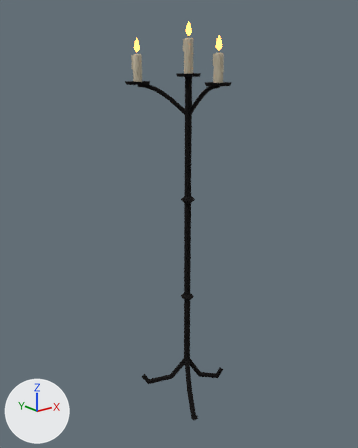
A saved change to the glTF model godot/assets/props/modelle/kerzenstaender.glb.
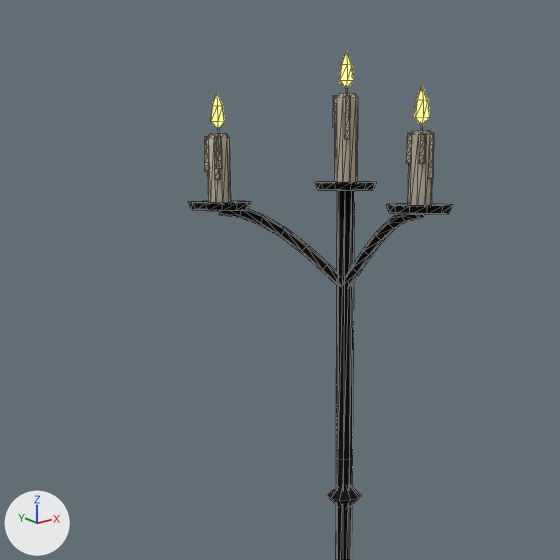
The first picture shows the older version from a 50 mm camera at (-1.306, -1.573, 1.48) aimed at (-0.013, 0.044, 0.833). The close-ups show the older and then the newer version on the part from 14% to 77% of the width and 0% to 50% of the height of that picture. Only the edits that show in the close-ups are written down. The lights are fixed; the arrows at lower left show +X, +Y and +Z. The close-ups show mesh edges as thin lines. Vertices at exactly the same position are counted once.

The first close-up shows 'kerzenstaender'.
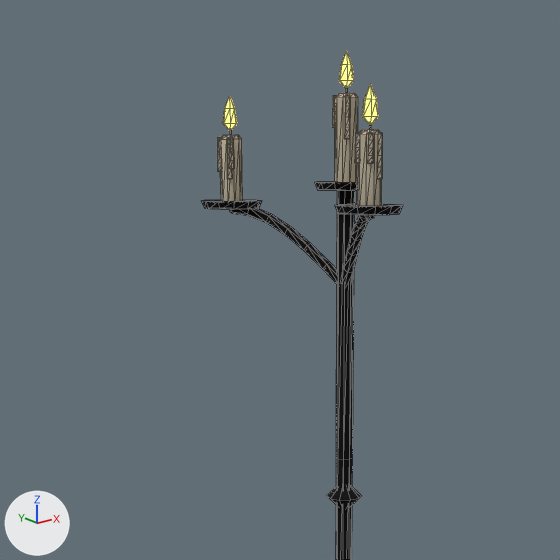
Pixel boxes [x1, y1, x2, y2] of what changed, in the close-ups (560 x 560 px; the box of a moved part takes in the faces that stretch with it):
'kerzenstaender', reshaped: before [188, 51, 453, 560]; after [202, 51, 403, 560]
part 1 of me_kerzenstaender, moved or reshaped: before [219, 209, 339, 285]; after [230, 208, 338, 285]
part 2 of me_kerzenstaender, moved or reshaped: before [188, 201, 251, 211]; after [202, 200, 262, 209]
part 3 of me_kerzenstaender, moved or reshaped: before [344, 214, 424, 287]; after [341, 215, 374, 287]
part 4 of me_kerzenstaender, moved or reshaped: before [386, 204, 453, 214]; after [335, 204, 403, 215]
part 5 of me_kerzenstaender, moved or reshaped: before [207, 133, 231, 203]; after [220, 135, 243, 201]
part 6 of me_kerzenstaender, moved or reshaped: before [214, 136, 220, 179]; after [227, 138, 232, 179]
part 7 of me_kerzenstaender, moved or reshaped: before [218, 136, 222, 169]; after [230, 138, 234, 169]
part 8 of me_kerzenstaender, moved or reshaped: before [204, 137, 208, 171]; after [217, 138, 221, 171]
part 9 of me_kerzenstaender, moved or reshaped: before [408, 130, 433, 205]; after [357, 129, 382, 206]
part 10 of me_kerzenstaender, moved or reshaped: before [428, 133, 434, 178]; after [377, 133, 382, 179]
part 11 of me_kerzenstaender, moved or reshaped: before [406, 133, 411, 163]; after [354, 133, 360, 163]
part 12 of me_kerzenstaender, moved or reshaped: before [419, 133, 425, 163]; after [367, 133, 373, 163]
part 13 of me_kerzenstaender, moved or reshaped: before [211, 93, 225, 129]; after [223, 95, 237, 130]
part 14 of me_kerzenstaender, moved or reshaped: before [414, 85, 430, 125]; after [362, 84, 378, 125]

The edits, one by one:
me_kerzenstaender is used by ob_kerzenstaender; location (0.0, 0.0, 0.0).
me_kerzenstaender had 678 vertices, 1240 faces and spanned x -0.21..0.24, y -0.25..0.21, z -0.01..1.65.
me_kerzenstaender now has 678 vertices, 1240 faces and spans x -0.15..0.28, y -0.25..0.25, z -0.01..1.65.
me_kerzenstaender part 1: the loose piece of 35 vertices spanning x -0.16..0.01, y -0.01..0.13, z 1.29..1.43 is scaled about the mesh origin by (0.631, 1.42, 1).
me_kerzenstaender part 2: the loose piece of 50 vertices spanning x -0.21..-0.11, y 0.07..0.17, z 1.42..1.43 is moved by (0.06, 0.05, 0.0).
me_kerzenstaender part 3: the loose piece of 35 vertices spanning x -0.03..0.01, y -0.2..0.01, z 1.29..1.43 is turned -22.9 degrees about the z axis through the mesh origin.
me_kerzenstaender part 4: the loose piece of 50 vertices spanning x -0.07..0.03, y -0.25..-0.15, z 1.42..1.43 is moved by (-0.08, 0.03, 0.0).
me_kerzenstaender part 5: the loose piece of 32 vertices spanning x -0.18..-0.14, y 0.1..0.14, z 1.42..1.53 is moved by (0.06, 0.05, 0.0).
me_kerzenstaender part 6: the loose piece of 20 vertices spanning x -0.18..-0.17, y 0.1..0.11, z 1.47..1.53 is moved by (0.06, 0.05, 0.0).
me_kerzenstaender part 7: the loose piece of 20 vertices spanning x -0.17..-0.16, y 0.1..0.11, z 1.48..1.53 is moved by (0.06, 0.05, 0.0).
me_kerzenstaender part 8: the loose piece of 20 vertices spanning x -0.18..-0.17, y 0.13..0.14, z 1.48..1.53 is moved by (0.06, 0.05, 0.0).
me_kerzenstaender part 9: the loose piece of 32 vertices spanning x -0.04..-0.01, y -0.22..-0.18, z 1.42..1.53 is moved by (-0.08, 0.03, 0.0).
me_kerzenstaender part 10: the loose piece of 20 vertices spanning x -0.03..-0.02, y -0.22..-0.21, z 1.47..1.53 is moved by (-0.08, 0.03, 0.0).
me_kerzenstaender part 11: the loose piece of 20 vertices spanning x -0.05..-0.04, y -0.2..-0.19, z 1.49..1.53 is moved by (-0.08, 0.03, 0.0).
me_kerzenstaender part 12: the loose piece of 20 vertices spanning x -0.04..-0.03, y -0.22..-0.21, z 1.49..1.53 is moved by (-0.08, 0.03, 0.0).
me_kerzenstaender part 13: the loose piece of 14 vertices spanning x -0.17..-0.15, y 0.11..0.13, z 1.54..1.59 is moved by (0.06, 0.05, 0.0).
me_kerzenstaender part 14: the loose piece of 14 vertices spanning x -0.04..-0.01, y -0.21..-0.19, z 1.54..1.59 is moved by (-0.08, 0.03, 0.0).
Other edits to the shape of me_kerzenstaender do not show in these pictures.
